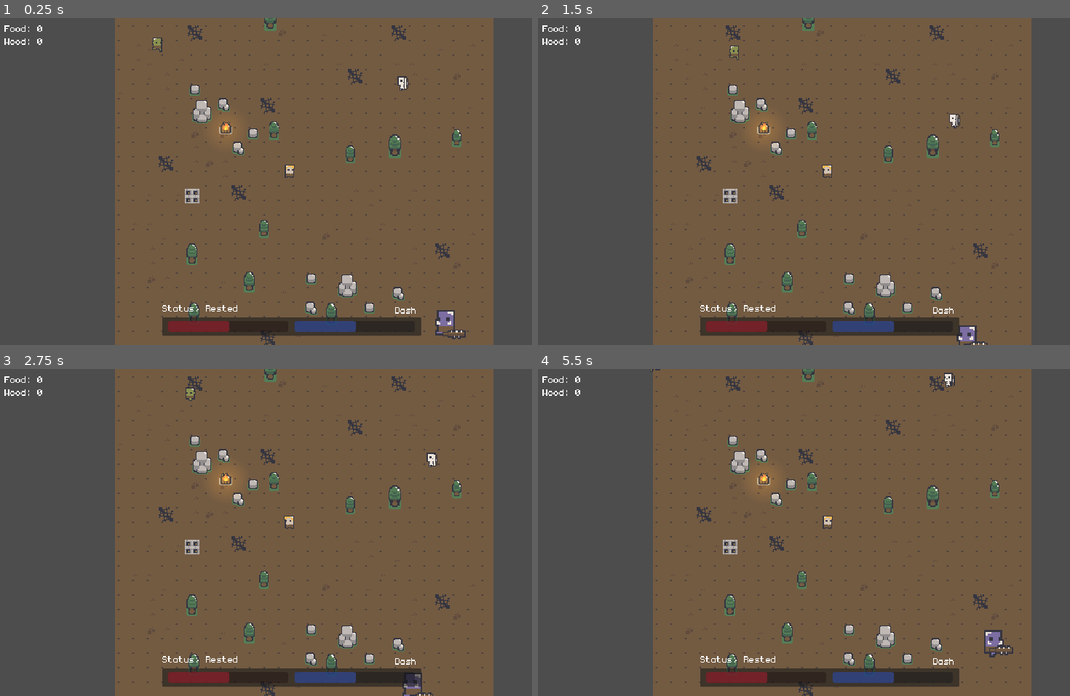
Above: before the commit, frames 1-4 (two rows, left to right).
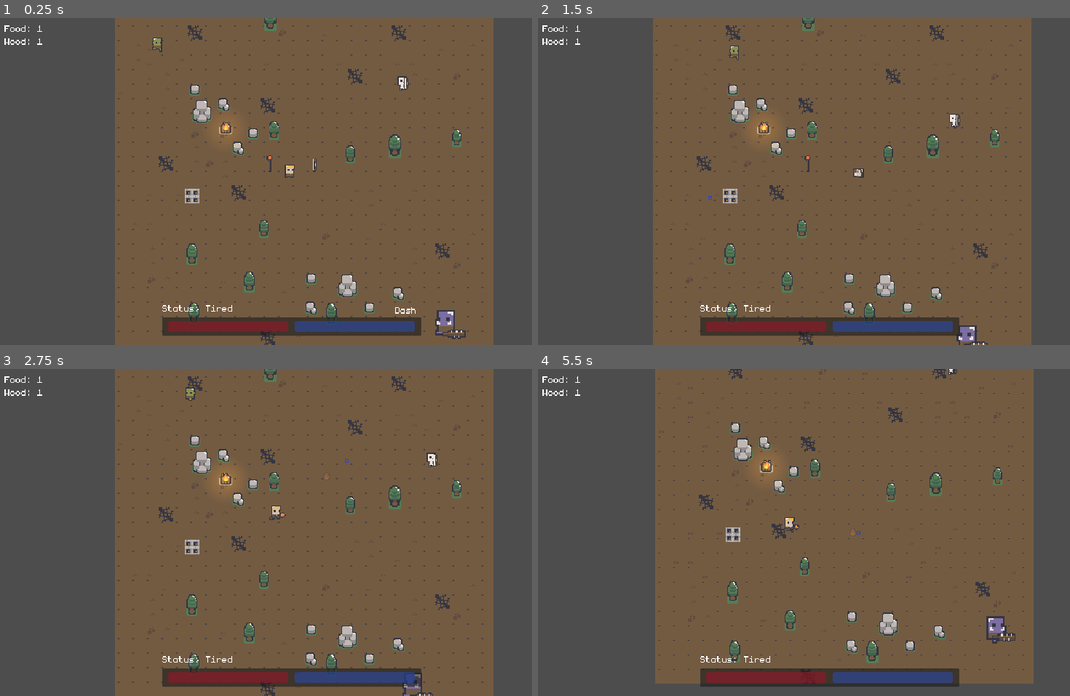
Above: after the commit, the same moments.

Repository: qmarsala/DeliciousDungeon
Game: Godot game, scene res://scenes/debug.tscn
The game is run twice, just before and just after one commit, with the same random seed, the same clock (stepped at 60 frames per second) and the same inputs. This scene is started directly instead of the project's main scene.
Inputs (mouse positions are in pixels of both pictures, inside the frame that each line leads up to):
- Up to frame 1 (0.25 s): no input
- Up to frame 2 (1.5 s): move the mouse to (952, 165) at 0.52 s; tap Q (ability_one) at 0.6 s; click (952, 165) at 0.67 s; move the mouse to (708, 197) at 1.27 s; right-click (708, 197) at 1.35 s; click (708, 197) at 1.42 s
- Up to frame 3 (2.75 s): move the mouse to (345, 460) at 2.02 s; hold F (interact) from 2.03 s (still down); click (345, 460) at 2.17 s
- Up to frame 4 (5.5 s): move the mouse to (798, 597) at 2.77 s; release F (interact) at 2.78 s; click (798, 597) at 2.85 s; move the mouse to (1000, 581) at 3.52 s; tap Q (ability_one) at 3.6 s; click (1000, 581) at 3.67 s; move the mouse to (649, 483) at 4.27 s; right-click (649, 483) at 4.35 s; click (649, 483) at 4.42 s; move the mouse to (857, 532) at 5.02 s; hold F (interact) from 5.03 s (still down); click (857, 532) at 5.17 s

The runs differ from the first frame. In frame 1, 0.8% of the frame differs, in the area x 6-78%, y 2-96%; in frame 2, 1.0%; in frame 3, 1.0%; in frame 4, 9.7%, in the area x 6-94%, y 0-100%.
Error before the commit: Parse Error: Expression is of type "Item" so it can't be of type "WeaponData". (res://assets/scripts/player/player.gd:84)

Commit message:
use new weapon data in scenes

Diff:
--- a/src/assets/scripts/items/pickup.gd
+++ b/src/assets/scripts/items/pickup.gd
@@ -1,8 +1,12 @@
 extends Node2D
-class_name pickup
+class_name Pickup
 
 @export var item: Item
 
+# todo: this node really should just encompas the area and the call to pickup
+# and not be to concerned about the item.  but if we ever wanted to have
+# mouse over to see detail of a weapon pickup, that data would not yet be there
+# currently...
 func _ready():
 	var scene = item.scene
 	var instance = scene.instantiate()
--- a/src/assets/scripts/items/projectile.gd
+++ b/src/assets/scripts/items/projectile.gd
@@ -7,6 +7,7 @@
 @export var can_pierce = false
 @export var max_pierce_count = 1
 @export var max_range = 100
+@export var bonus_range = 0 # how do we want to do this? maybe it can just be part of the projectile data? maybe we add this from ability contexts?
 @export var synergy_effect: StatusEffect
 
 var direction = Vector2(0,0)
@@ -21,7 +22,7 @@
 
 func _physics_process(delta: float) -> void:
 	position += direction * speed * delta
-	if position.distance_to(starting_location) >= max_range:
+	if position.distance_to(starting_location) >= max_range + bonus_range:
 		queue_free()
 
 func init(ability_data: AbilityData, starting_position, target_position):
--- a/src/assets/scripts/items/weapon.gd
+++ b/src/assets/scripts/items/weapon.gd
@@ -2,25 +2,31 @@
 extends Node2D
 
 var player: Player
-# weapon data?
-@export var max_range: float
+
+# maybe this gets injected not exported?
+# how can we not need to make a new scene if all we want to tweak is the data?
+@export var weapon_data: WeaponData
+
 @export var aim_follows_cursor: bool
 
 # todo: animations - see move state in player
 @onready var sprite = $Sprite2D
 @onready var animations: AnimatedSprite2D = $Animations
 
-func init(p: Player):
+# how could we hook up some ui for showing cooldowns?
+func init(p: Player, data: WeaponData):
 	player = p
-	for a in $Abilities.get_children():
-		if a is Ability:
-			a.init(player, self)
+	weapon_data = data
+	for a in weapon_data.weapon_abilities:
+		var ability_component = a.weapon_ability_component.instantiate()
+		ability_component.init(player, self, a.ability_data)
+		$Abilities.add_child(ability_component)
 
 func _process(delta: float) -> void:
 	if player == null: return
 	if not player.weapon_equipped:
 		$AttackIndicator.hide()
-	elif !$AttackIndicator.visible:
+	elif not $AttackIndicator.visible:
 		$AttackIndicator.show()
 	var location = get_attack_location()
 	$AttackIndicator.global_position = location
@@ -41,6 +47,6 @@
 	var mouse_pos = player.get_global_mouse_position()
 	var direction = mouse_pos - player.global_position
 	var target_location = mouse_pos
-	if direction.length() > max_range:
-		target_location = player.global_position + (direction.normalized() * max_range)
+	if direction.length() > weapon_data.max_range:
+		target_location = player.global_position + (direction.normalized() * weapon_data.max_range)
 	return target_location
--- a/src/assets/scripts/player/ability.gd
+++ b/src/assets/scripts/player/ability.gd
@@ -1,24 +1,36 @@
 extends Node
 class_name Ability
 
-@export var ability_data: AbilityData
+#notes: eventually this class should serve
+# as a 'contract' into abilities
+# but should be configurable by the abilities themselves.
+# for now its a mess of all the things we may need around abilities
 
 @onready var cooldown_timer: Timer = $CooldownTimer
 @onready var cast_timer: Timer = $CastTimer
+
+# how to get his back? maybe we need to create a sound service and signal it shold be played?
+# where should the ref to the audio be? in ability data?
 @onready var ability_sound: AudioStreamPlayer = $AbilitySound
 
 var is_on_cooldown = false
 var player: Player # todo: not sure I like this, though it is like a component - maybe its ok?
 var weapon: Weapon # todo: not sure I like this, though it is like a component - maybe its ok?
 
-func init(p: Player, w: Weapon):
+#todo: feels like this should be preconfigured? not injected? /shrug
+# this is the 'comonent node' that executes the data, so maybe its ok
+var ability_data: AbilityData
+
+func init(p: Player, w: Weapon, data: AbilityData):
 	player = p
 	weapon = w
+	ability_data = data
 
 func _ready() -> void:
 	cooldown_timer.timeout.connect(_on_cooldown_timer_timeout)
 	cast_timer.timeout.connect(_on_cast_timer_timeout)
 
+# should this signal, and perhaps the player ultimately 'uses' the ability?
 func _unhandled_input(event: InputEvent) -> void:
 	# might want the weapon to listen, how will we prevent casting two attacks at once?
 	if player == null or player.is_dead() or not player.weapon_equipped: return
@@ -31,7 +43,7 @@
 			#ranged poc:
 			cast_timer.start(ability_data.cast_time)
 		else:
-			attack(weapon.get_attack_location())
+			use(weapon.get_attack_location())
 		cooldown_timer.start(ability_data.cooldown + ability_data.cast_time)
 
 func _process(delta: float) -> void:
@@ -44,12 +56,16 @@
 # melee would swing towards this direction, magic and range shoot toward it
 # probably need to start breaking this into sub types of abilities
 # like magic/range/melee
-func attack(target_location):
+func use(target_location):
 	if ability_data.scene != null:
 		var ability_instance = ability_data.scene.instantiate()
 		ability_instance.global_position = target_location
 		#ranged poc:
 		if ability_instance is Projectile:
+			#todo: this should be part of init?
+			# abilities that spawn projectiles may be their own class of ability
+			ability_instance.damage = ability_data.damage.front()
+			ability_instance.max_range = weapon.weapon_data.max_range
 			ability_instance.init(ability_data, weapon.global_position, target_location)
 		else:
 			ability_instance.init(ability_data)
@@ -61,4 +77,4 @@
 
 func _on_cast_timer_timeout() -> void:
 	if player.is_dead() or not player.weapon_equipped: return
-	attack(weapon.get_attack_location())
+	use(weapon.get_attack_location())
--- a/src/assets/scripts/player/player.gd
+++ b/src/assets/scripts/player/player.gd
@@ -81,14 +81,14 @@
 
 func pickup(item: Item):
 	print("picked up: " + item.name)
-	if item is WeaponData: # don't love that we have weapon and weapon data, maybe that is normal?
+	if item.is_weapon:
 		if weapon_equipped:
 			#todo: drop the other weapon, or put it in inventory with a way to switch?
 			weapon.queue_free()
 		var weaponScene = item.scene
 		var weaponInstance = weaponScene.instantiate() as Weapon
 		weapon = weaponInstance
-		weapon.init(self)
+		weapon.init(self, item.weapon_data)
 		weapon_equipped = true
 		hand.add_child.call_deferred(weaponInstance)
 	else:
--- /dev/null
+++ b/src/scenes/components/ability.tscn
@@ -0,0 +1,14 @@
+[gd_scene load_steps=2 format=3 uid="uid://kjlfckhhcg2v"]
+
+[ext_resource type="Script" path="res://assets/scripts/player/ability.gd" id="1_qfg3j"]
+
+[node name="Ability" type="Node"]
+script = ExtResource("1_qfg3j")
+
+[node name="CooldownTimer" type="Timer" parent="."]
+one_shot = true
+
+[node name="CastTimer" type="Timer" parent="."]
+one_shot = true
+
+[node name="AbilitySound" type="AudioStreamPlayer" parent="."]
--- a/src/scenes/debug.tscn
+++ b/src/scenes/debug.tscn
@@ -11,9 +11,9 @@
 [ext_resource type="PackedScene" uid="uid://y4ktplof8y3c" path="res://scenes/player.tscn" id="6_ucoae"]
 [ext_resource type="PackedScene" uid="uid://cwoqb0h58gi6y" path="res://scenes/enemies/troll.tscn" id="7_mkydk"]
 [ext_resource type="PackedScene" uid="uid://bq43heu5kffs1" path="res://scenes/items/pickup.tscn" id="9_rtcjk"]
-[ext_resource type="Resource" uid="uid://3gf50wxc3jkw" path="res://assets/data/items/staff_of_fire.tres" id="10_ope03"]
+[ext_resource type="Resource" uid="uid://b4gbq7ksurbo" path="res://assets/data/items/bow_levelone.tres" id="10_tg44i"]
+[ext_resource type="Resource" uid="uid://caxnrd7613eoa" path="res://assets/data/items/firestaff_levelone.tres" id="11_e4n71"]
 [ext_resource type="PackedScene" uid="uid://cfesvjhulwkvx" path="res://scenes/items/fire.tscn" id="11_wrpau"]
-[ext_resource type="Resource" uid="uid://2xdqysd14632" path="res://assets/data/items/bow.tres" id="11_ywk8e"]
 [ext_resource type="PackedScene" uid="uid://d0nk2tnjt4nfh" path="res://scenes/enemies/ranged_skeleton.tscn" id="12_i7yee"]
 [ext_resource type="PackedScene" uid="uid://14qxoibvjmhg" path="res://scenes/enemy_bounds.tscn" id="13_hvojg"]
 [ext_resource type="Texture2D" uid="uid://pynimp510622" path="res://assets/sprites/forestSprites_ v1.2/boar_.png" id="15_7g4ju"]
@@ -401,11 +401,11 @@
 [node name="Pickup" parent="." instance=ExtResource("9_rtcjk")]
 z_index = 1
 position = Vector2(27, -7)
-item = ExtResource("10_ope03")
+item = ExtResource("10_tg44i")
 
 [node name="Pickup2" parent="." instance=ExtResource("9_rtcjk")]
 position = Vector2(-22, -8)
-item = ExtResource("11_ywk8e")
+item = ExtResource("11_e4n71")
 
 [node name="Fire" parent="." instance=ExtResource("11_wrpau")]
 z_index = 1
--- a/src/scenes/items/bow.tscn
+++ b/src/scenes/items/bow.tscn
@@ -1,16 +1,12 @@
-[gd_scene load_steps=8 format=3 uid="uid://blb4ph6xjfls0"]
+[gd_scene load_steps=4 format=3 uid="uid://blb4ph6xjfls0"]
 
 [ext_resource type="Script" path="res://assets/scripts/items/weapon.gd" id="1_1ns8r"]
 [ext_resource type="SpriteFrames" uid="uid://cawxta7v7inqw" path="res://assets/animations/bow_animation.tres" id="2_0cybm"]
 [ext_resource type="Texture2D" uid="uid://c1qb48wdrvwqa" path="res://assets/sprites/robinhood/weapons_.png" id="3_33x1b"]
-[ext_resource type="Script" path="res://assets/scripts/player/ability.gd" id="4_ekvm2"]
-[ext_resource type="Resource" uid="uid://w4avb0eafw6r" path="res://assets/data/abilities/shoot_arrow.tres" id="5_p2ib4"]
-[ext_resource type="AudioStream" uid="uid://ctlfpnj1tkedh" path="res://assets/audio/RangedSkeletonAttack.wav" id="6_gtyh8"]
-[ext_resource type="Resource" uid="uid://b1tjegfgivt36" path="res://assets/data/abilities/piercing_shot.tres" id="7_hfiri"]
 
 [node name="Bow" type="Node2D"]
+scale = Vector2(0.75, 0.75)
 script = ExtResource("1_1ns8r")
-max_range = 90.0
 aim_follows_cursor = true
 
 [node name="Animations" type="AnimatedSprite2D" parent="."]
@@ -27,33 +23,3 @@
 region_rect = Rect2(52, 5, 4, 14)
 
 [node name="Abilities" type="Node" parent="."]
-
-[node name="RangedAttack" type="Node" parent="Abilities"]
-script = ExtResource("4_ekvm2")
-ability_data = ExtResource("5_p2ib4")
-
-[node name="CooldownTimer" type="Timer" parent="Abilities/RangedAttack"]
-one_shot = true
-
-[node name="CastTimer" type="Timer" parent="Abilities/RangedAttack"]
-one_shot = true
-
-[node name="AbilitySound" type="AudioStreamPlayer" parent="Abilities/RangedAttack"]
-stream = ExtResource("6_gtyh8")
-volume_db = -15.0
-pitch_scale = 1.1
-
-[node name="Ability" type="Node" parent="Abilities"]
-script = ExtResource("4_ekvm2")
-ability_data = ExtResource("7_hfiri")
-
-[node name="CooldownTimer" type="Timer" parent="Abilities/Ability"]
-one_shot = true
-
-[node name="CastTimer" type="Timer" parent="Abilities/Ability"]
-one_shot = true
-
-[node name="AbilitySound" type="AudioStreamPlayer" parent="Abilities/Ability"]
-stream = ExtResource("6_gtyh8")
-volume_db = -15.0
-pitch_scale = 1.1
--- /dev/null
+++ b/src/scenes/items/fire_staff.tscn
@@ -0,0 +1,25 @@
+[gd_scene load_steps=4 format=3 uid="uid://btrke7rn4blxm"]
+
+[ext_resource type="Script" path="res://assets/scripts/items/weapon.gd" id="1_7aqb2"]
+[ext_resource type="Texture2D" uid="uid://cqyuvlxinqtqc" path="res://assets/sprites/dungeon/weapons_.png" id="2_63vhr"]
+[ext_resource type="Texture2D" uid="uid://cdk267i0i80jy" path="res://assets/sprites/dungeon/fire_.png" id="3_t05x7"]
+
+[node name="FireStaff" type="Node2D"]
+scale = Vector2(0.75, 0.75)
+script = ExtResource("1_7aqb2")
+
+[node name="Sprite2D" type="Sprite2D" parent="."]
+z_as_relative = false
+texture = ExtResource("2_63vhr")
+region_enabled = true
+region_rect = Rect2(2, 72, 8, 24)
+
+[node name="AttackIndicator" type="Sprite2D" parent="."]
+visible = false
+self_modulate = Color(1, 1, 1, 0.196078)
+scale = Vector2(1.33333, 1.33333)
+texture = ExtResource("3_t05x7")
+region_enabled = true
+region_rect = Rect2(20, 19, 8, 9)
+
+[node name="Abilities" type="Node" parent="."]
--- a/src/scenes/items/piercing_arrow.tscn
+++ b/src/scenes/items/piercing_arrow.tscn
@@ -19,7 +19,7 @@
 script = ExtResource("1_ld8s0")
 damage = 1
 can_pierce = true
-max_range = 140
+bonus_range = 50
 
 [node name="Sprite2D" type="Sprite2D" parent="."]
 texture = ExtResource("2_i0m4u")
--- a/src/scenes/items/staff_of_fire.tscn
+++ /dev/null
@@ -1,59 +0,0 @@
-[gd_scene load_steps=9 format=3 uid="uid://btrke7rn4blxm"]
-
-[ext_resource type="Script" path="res://assets/scripts/items/weapon.gd" id="1_7dyo7"]
-[ext_resource type="Texture2D" uid="uid://cqyuvlxinqtqc" path="res://assets/sprites/dungeon/weapons_.png" id="1_hhwgu"]
-[ext_resource type="Script" path="res://assets/scripts/player/ability.gd" id="2_j7ahm"]
-[ext_resource type="Resource" uid="uid://chw5576wg47v4" path="res://assets/data/abilities/conflagrate.tres" id="3_i3gh3"]
-[ext_resource type="AudioStream" uid="uid://ck2wkfdfp2hij" path="res://assets/audio/Explosion.wav" id="4_rcbxt"]
-[ext_resource type="Texture2D" uid="uid://cdk267i0i80jy" path="res://assets/sprites/dungeon/fire_.png" id="5_ew75c"]
-[ext_resource type="AudioStream" uid="uid://bps8h5ifv3xwb" path="res://assets/audio/LightFire.wav" id="6_okcxo"]
-[ext_resource type="Resource" uid="uid://b61mb8vxpb1ml" path="res://assets/data/abilities/ignite.tres" id="7_sevts"]
-
-[node name="StaffOfFire" type="Node2D"]
-scale = Vector2(0.75, 0.75)
-script = ExtResource("1_7dyo7")
-max_range = 75.0
-
-[node name="Sprite2D" type="Sprite2D" parent="."]
-z_as_relative = false
-texture = ExtResource("1_hhwgu")
-region_enabled = true
-region_rect = Rect2(2, 72, 8, 24)
-
-[node name="AttackIndicator" type="Sprite2D" parent="."]
-visible = false
-self_modulate = Color(1, 1, 1, 0.196078)
-scale = Vector2(1.33333, 1.33333)
-texture = ExtResource("5_ew75c")
-region_enabled = true
-region_rect = Rect2(20, 19, 8, 9)
-
-[node name="Abilities" type="Node" parent="."]
-
-[node name="MagicAttack" type="Node" parent="Abilities"]
-script = ExtResource("2_j7ahm")
-ability_data = ExtResource("7_sevts")
-
-[node name="CooldownTimer" type="Timer" parent="Abilities/MagicAttack"]
-one_shot = true
-
-[node name="CastTimer" type="Timer" parent="Abilities/MagicAttack"]
-one_shot = true
-
-[node name="AbilitySound" type="AudioStreamPlayer" parent="Abilities/MagicAttack"]
-stream = ExtResource("6_okcxo")
-volume_db = -15.0
-
-[node name="MagicAttack2" type="Node" parent="Abilities"]
-script = ExtResource("2_j7ahm")
-ability_data = ExtResource("3_i3gh3")
-
-[node name="CooldownTimer" type="Timer" parent="Abilities/MagicAttack2"]
-one_shot = true
-
-[node name="CastTimer" type="Timer" parent="Abilities/MagicAttack2"]
-one_shot = true
-
-[node name="AbilitySound" type="AudioStreamPlayer" parent="Abilities/MagicAttack2"]
-stream = ExtResource("4_rcbxt")
-volume_db = -15.0
